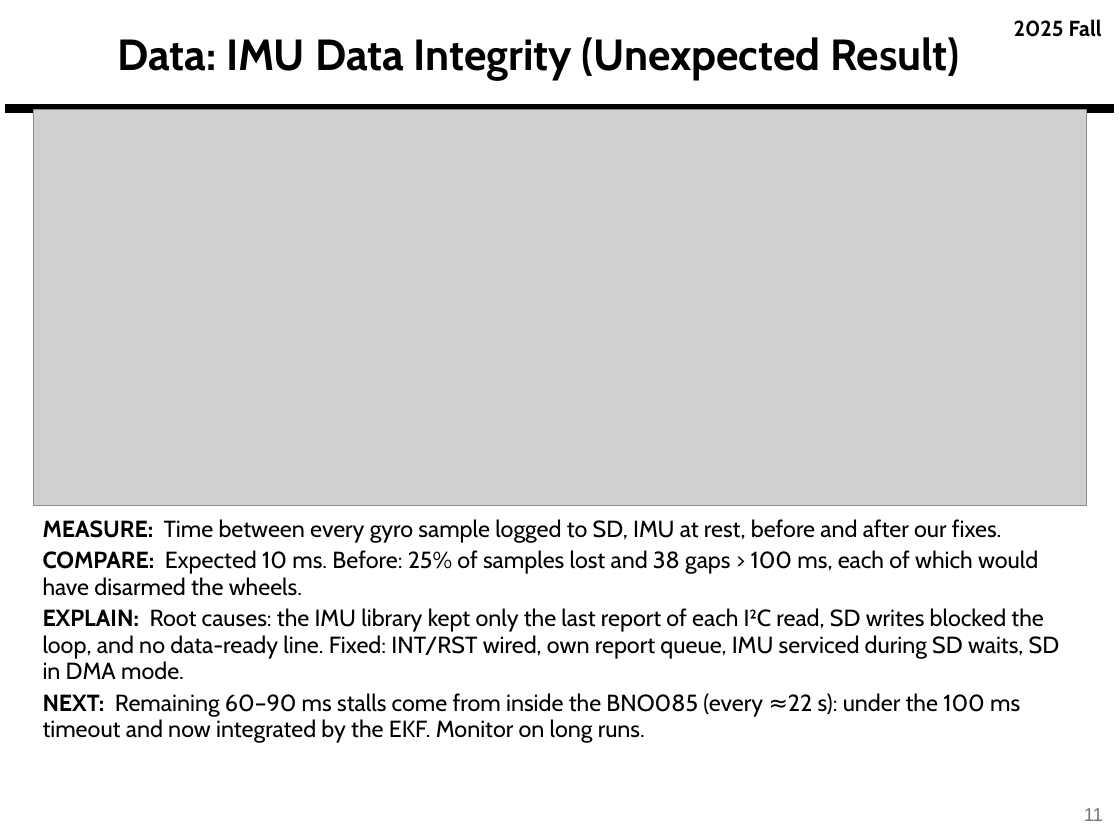
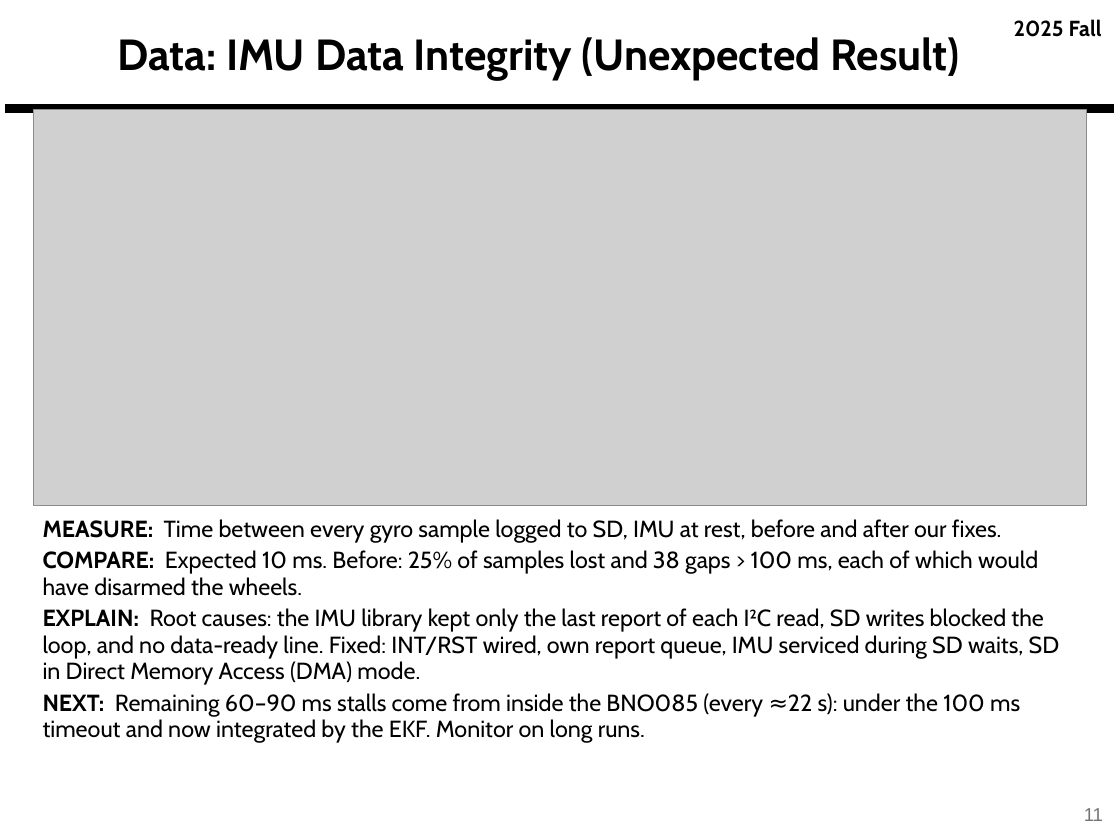
Before and after one commit to derek-weissinger-usafa/Astro-331-Lab-8, a slide deck: slide 11 of Reports/Astro 331 Lab 8_2_3 Body Problem_Prelim_Pres_FILLED.pptx. Drawn at 1120x840 pixels with LibreOffice and Linux fonts; fonts in the diff are those of the drawing; grey boxes stand for pictures; background and template pictures are left out. Boxes give left, top, right and bottom in pixels: in the first picture for what was removed or moved away, otherwise in the second. Text is boxed around its words. In the diff, an @@ line names an element or a change of style, - is before the commit and + after.

```diff
--- a/Reports/Astro 331 Lab 8_2_3 Body Problem_Prelim_Pres_FILLED.pptx
+++ b/Reports/Astro 331 Lab 8_2_3 Body Problem_Prelim_Pres_FILLED.pptx
@@ text at [43,608,1060,685]: text changed @@
-EXPLAIN: Root causes: the IMU library kept only the last report of each I²C read, SD writes blocked the loop, and no data-ready line. Fixed: INT/RST wired, own report queue, IMU serviced during SD waits, SD in DMA mode.
+EXPLAIN: Root causes: the IMU library kept only the last report of each I²C read, SD writes blocked the loop, and no data-ready line. Fixed: INT/RST wired, own report queue, IMU serviced during SD waits, SD in Direct Memory Access (DMA) mode.
```
Also in this commit, not shown: 13 other slides changed, 2 slides added, 1 slide removed, 4 other files.
